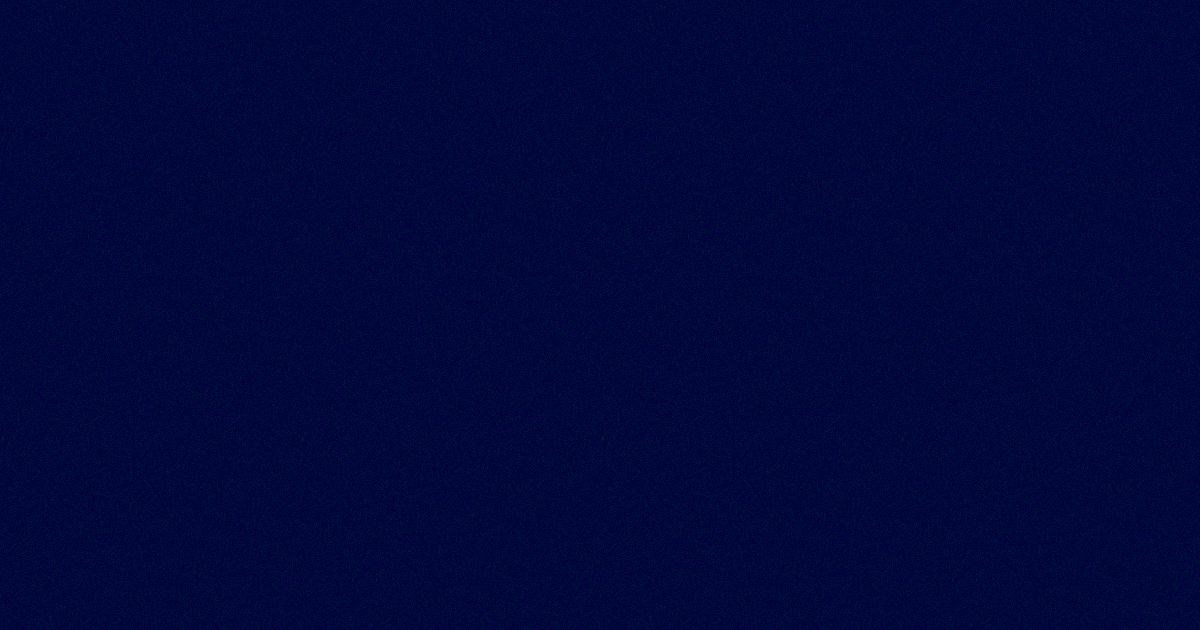
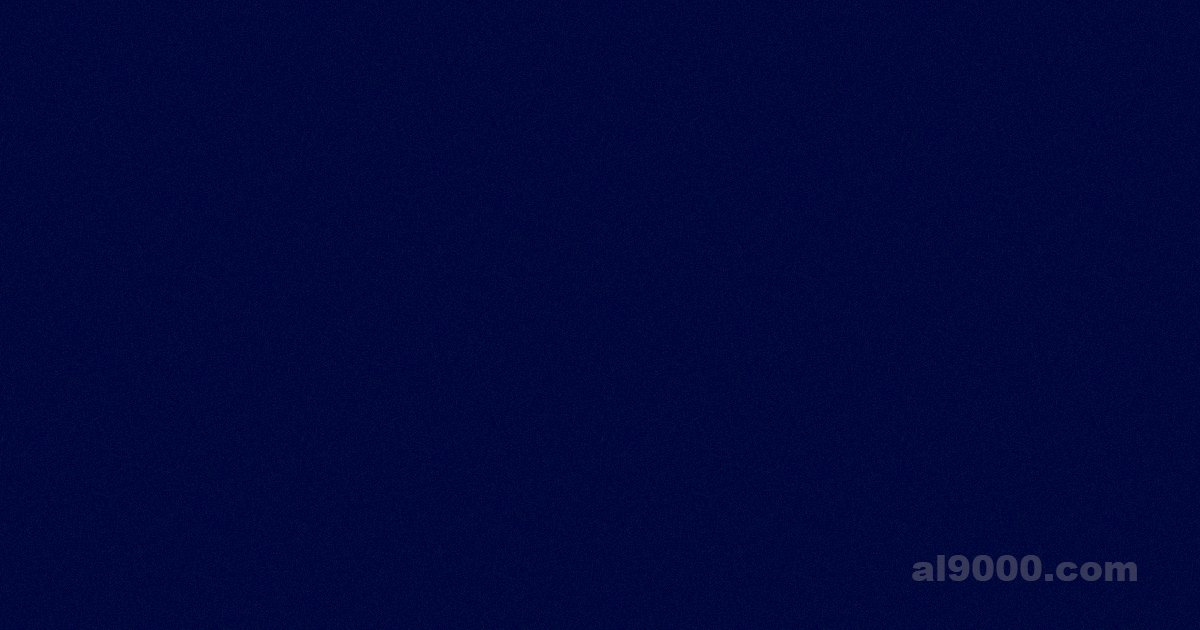
The second 1200x630 image is a revision of the first. Changes to its layers:
showed "al9000.com", opacity 27% → 12%, painted on it over [912, 555, 1137, 581]